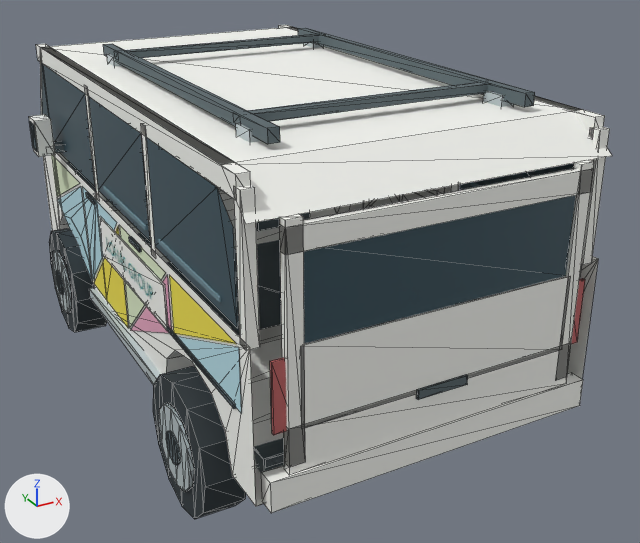
One commit to the glTF model public/assets/models/lohas_service_van.glb: the scene before it, then after it.
One viewpoint serves both versions: a camera (50 mm lens) standing at (-2.53, -5.4, 3.5) and looking at (0.27, -0.32, 0.96). Every picture has the same lights, and +X, +Y and +Z are marked at lower left. The picture after the commit comes second. Mesh edges are drawn as thin lines on the coarser meshes. Where no turn or scale is listed for an object, it has been applied to the vertices. Vertices at exactly the same position are counted once.

Names of what the first picture shows: 'driver-door-blue', 'driver-door-glass', 'driver-door-trim', 'hatch-glass', 'hatch-white', 'van-blue', 'van-glass', 'van-hub', 'van-tail', 'van-tire', 'van-trim', 'van-white', 'van-yellow' and 10 more.
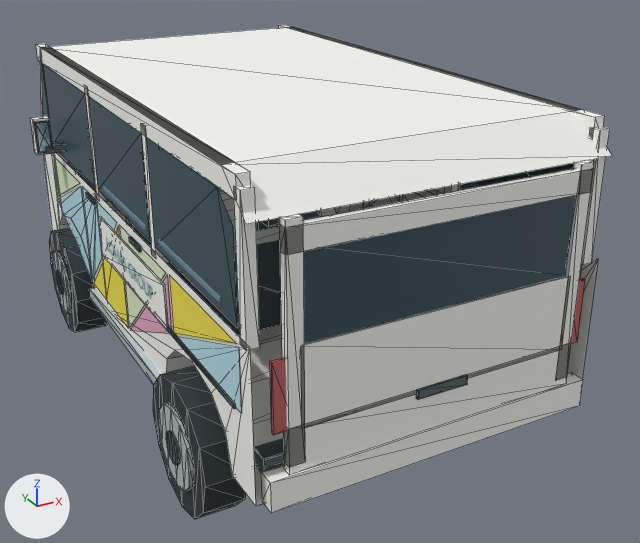
Pixel boxes (x1, y1, x2, y2) of what changed, in the pictures (640 x 543 px):
'van-trim', reshaped
    before: (56, 28, 535, 473)
    after: (56, 150, 321, 473)
'van-hub', reshaped
    before: (52, 42, 514, 492)
    after: (52, 251, 284, 492)
'driver-door-glass', reshaped (21% narrower)
    before: (29, 64, 94, 186)
    after: (43, 64, 94, 186)
'driver-door-trim', reshaped
    before: (54, 141, 96, 204)
    after: (34, 120, 96, 204)
'driver-door-mirror', added
    after: (36, 122, 51, 152)
part 1 of me_driver_door_glass, deleted
    before: (29, 121, 38, 152)
part 2 of me_driver_door_trim, added
    after: (34, 120, 52, 154)
part 3 of me_van_hub, deleted
    before: (107, 53, 123, 66)
part 4 of me_van_hub, deleted
    before: (483, 91, 514, 107)
part 5 of me_van_hub, deleted
    before: (236, 122, 261, 142)
part 6 of me_van_hub, deleted (mostly hidden)
    before: (304, 42, 324, 48)
part 7 of me_van_trim, added (mostly hidden)
    after: (126, 150, 191, 247)
part 8 of me_van_trim, added
    after: (261, 210, 321, 227)
part 9 of me_van_trim, deleted
    before: (103, 44, 280, 144)
part 10 of me_van_trim, deleted
    before: (248, 82, 488, 122)
part 11 of me_van_trim, deleted
    before: (298, 28, 535, 107)
part 12 of me_van_trim, deleted
    before: (126, 34, 319, 58)

Patch to the scene script:
```diff
--- a/public/assets/models/lohas_service_van.glb.py
+++ b/public/assets/models/lohas_service_van.glb.py
@@ mat_mirror @@
+mat_mirror = principled_material('mirror')
+mat_mirror.base_color = (0.456, 0.617, 0.687)  # cyan #b4ced8
+mat_mirror.metallic = 0.75
+mat_mirror.roughness = 0.12
@@ me_driver_door_glass @@
 # used by ob_driver_door_glass; location = (-1.08, 1.62, 0.75)
-me_driver_door_glass.from_pydata(...)  # 12 vertices, 14 faces; spans x -0.202..-0.003, y -1.19..0.0, z 0.84..1.48
+me_driver_door_glass.from_pydata(...)  # 4 vertices, 2 faces; spans x -0.003, y -1.19..0.0, z 0.84..1.48
+# me_driver_door_glass part 1: the loose piece of 8 vertices spanning x -0.202..-0.194, y -0.375..-0.245, z 0.91..1.11 is deleted
 me_driver_door_glass.materials.append(mat_glass)
@@ me_driver_door_trim @@
 # used by ob_driver_door_trim; location = (-1.08, 1.62, 0.75)
-me_driver_door_trim.from_pydata(...)  # 16 vertices, 24 faces; spans x -0.135..0.015, y -1.185..-0.255, z 0.712..0.938
+me_driver_door_trim.from_pydata(...)  # 24 vertices, 36 faces; spans x -0.189..0.015, y -1.185..-0.255, z 0.712..1.129
+# me_driver_door_trim part 2: a new loose piece, a box spanning x -0.189..-0.081, y -0.363..-0.355, z 0.891..1.129, in mat_trim (greyish cyan #58666b)
 me_driver_door_trim.materials.append(mat_trim)
@@ me_van_hub @@
 # used by ob_van_hub; location = (0.0, 0.0, 0.0)
-me_van_hub.from_pydata(...)  # 152 vertices, 260 faces; spans x -1.22..1.22, y -1.9..1.9, z 0.31..2.41
+me_van_hub.from_pydata(...)  # 168 vertices, 284 faces; spans x -1.22..1.22, y -1.9..1.9, z 0.31..1.59
+# me_van_hub part 3: the loose piece of 8 vertices spanning x -0.81..-0.73, y 0.62..0.78, z 2.34..2.41 is deleted
+# me_van_hub part 4: the loose piece of 8 vertices spanning x 0.73..0.81, y -1.58..-1.42, z 2.34..2.41 is deleted
+# me_van_hub part 5: the loose piece of 8 vertices spanning x -0.81..-0.73, y -1.58..-1.42, z 2.34..2.41 is deleted
+# me_van_hub part 6: the loose piece of 8 vertices spanning x 0.73..0.81, y 0.62..0.78, z 2.34..2.41 is deleted
+# other edits to the shape of me_van_hub do not show in these pictures
 me_van_hub.materials.append(mat_hub)
@@ me_van_trim @@
 # used by ob_van_trim; location = (0.0, 0.0, 0.0)
-me_van_trim.from_pydata(...)  # 216 vertices, 356 faces; spans x -1.23..1.23, y -1.91..2.11, z 0.46..2.46
+me_van_trim.from_pydata(...)  # 200 vertices, 332 faces; spans x -1.23..1.23, y -1.91..2.11, z 0.46..1.68
+# me_van_trim part 7: a new loose piece, a box spanning x -0.79..-0.31, y 0.62..0.76, z 0.98..1.68, in mat_trim (greyish cyan #58666b)
+# me_van_trim part 8: a new loose piece, a box spanning x 0.31..0.79, y 0.62..0.76, z 0.98..1.68, in mat_trim (greyish cyan #58666b)
+# me_van_trim part 9: the loose piece of 8 vertices spanning x -0.8..-0.74, y -1.75..0.89, z 2.38..2.46 is deleted
+# me_van_trim part 10: the loose piece of 8 vertices spanning x -0.8..0.8, y -1.44..-1.36, z 2.4..2.45 is deleted
+# me_van_trim part 11: the loose piece of 8 vertices spanning x 0.74..0.8, y -1.75..0.89, z 2.38..2.46 is deleted
+# me_van_trim part 12: the loose piece of 8 vertices spanning x -0.8..0.8, y 0.56..0.64, z 2.4..2.45 is deleted
 me_van_trim.materials.append(mat_trim)
@@ me_driver_door_mirror @@
+me_driver_door_mirror.from_pydata([(-0.088, -0.365, 0.903), (-0.088, -0.365, 1.117), (-0.182, -0.365, 1.117), (-0.182, -0.365, 0.903)], [], [(0, 1, 2), (0, 2, 3)])
+me_driver_door_mirror.materials.append(mat_mirror)  # cyan #b4ced8
@@ ob_driver_door_mirror @@
+ob_driver_door_mirror = bpy.data.objects.new('driver-door-mirror', me_driver_door_mirror)
+ob_driver_door_mirror.location = (-1.08, 1.62, 0.75)
```
